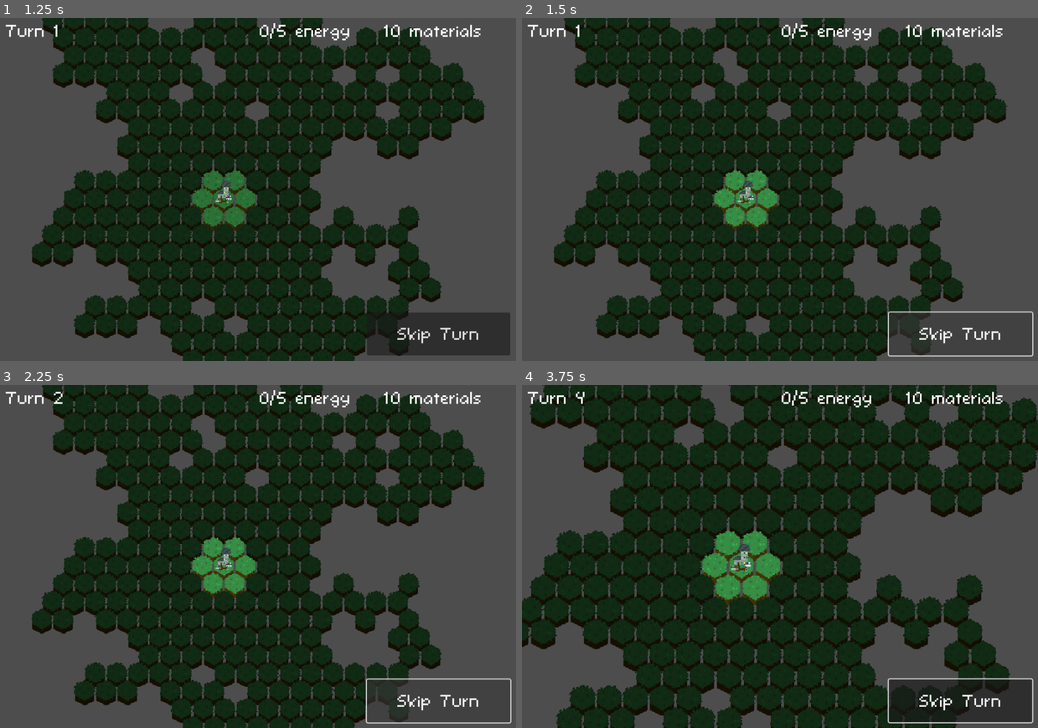
Above: before the commit, frames 1-4 (two rows, left to right).
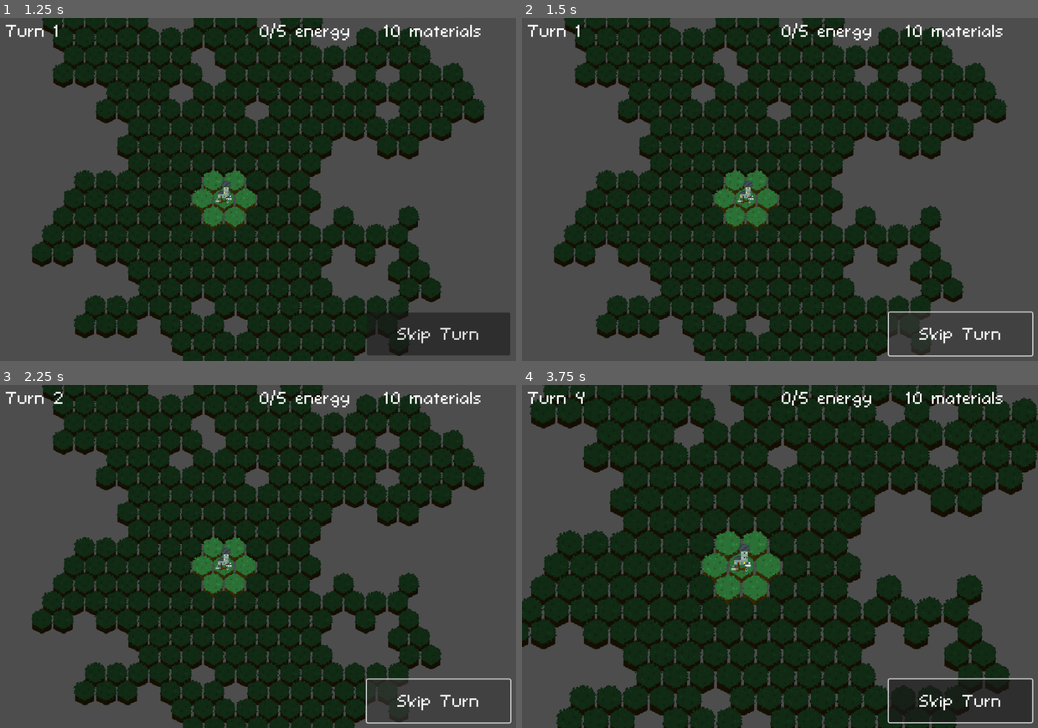
Above: after the commit, the same moments.

Repository: KlaimP/GameJam2.0
Game: Godot game, scene res://menu.tscn
The game is run twice, just before and just after one commit, with the same random seed, the same clock (stepped at 60 frames per second) and the same inputs.
Inputs (mouse positions are in pixels of both pictures, inside the frame that each line leads up to):
- Up to frame 1 (1.25 s): click "Start" at 0.5 s
- Up to frame 2 (1.5 s): click "Skip Turn" at 1.25 s
- Up to frame 3 (2.25 s): click "Skip Turn" at 2 s
- Up to frame 4 (3.75 s): click "Skip Turn" at 2.75 s; tap Enter at 3.5 s; move the mouse to (743, 566) at 3.52 s; tap Mouse wheel up (cam_zoom_in) at 3.6 s; click (743, 566) at 3.67 s

Frame 1 is identical in both runs. In frame 2, 1.0% of the frame differs, in the area x 37-50%, y 44-61%; in frame 3, 1.0%; in frame 4, 1.5%, in the area x 35-51%, y 42-63%.

Commit message:
ты слит

Diff:
--- a/Dark.gd
+++ b/Dark.gd
@@ -6,7 +6,7 @@
 
 var darkPower: float = 0.1
 var darkPowerChange: float = 0.1
-var futureInfectChance = 0.4
+var futureInfectChance = 0.3
 var infectChance = 0.0
 
 var playedTurns = 0
@@ -34,13 +34,15 @@
 
 
 func infect():
+	if infectedTiles.size() == 0:
+		EventBus.win.emit()
 	playedTurns += 1
 	darkPower = int(playedTurns/10 + 1) * darkPowerChange
 	for tile in infectedTiles:
-		if tile.lightPower > calculate_dark(tile):
+		if tile.lightPower > 0:
 			destroy_infection(tile)
 	for tile in futureInfectedTiles:
-		if tile.lightPower > calculate_dark(tile):
+		if tile.lightPower > 0:
 			destroy_infection(tile)
 	for tile in futureInfectedTiles:
 		if tile.lightPower < calculate_dark(tile):
@@ -65,14 +67,14 @@
 
 func destroy_infection(tile):
 	if tile.futureDark != null:
+		futureInfectedTiles.erase(tile)
 		tile.futureDark.queue_free()
 		tile.futureDark = null
-		futureInfectedTiles.erase(tile)
 		return
 	if tile.dark != null:
+		infectedTiles.erase(tile)
 		tile.dark.queue_free()
 		tile.dark = null
-		infectedTiles.erase(tile)
 		return
 
 
--- a/components/BuildMenu.gd
+++ b/components/BuildMenu.gd
@@ -6,6 +6,7 @@
 var castle
 
 func _ready():
+	EventBus.end_turn.connect(func(): hide())
 	EventBus.open_buid_menu.connect(open_build_menu)
 	castle = EventBus.castle
 
--- a/components/Castle.gd
+++ b/components/Castle.gd
@@ -5,13 +5,14 @@
 var consumedEnergy := 0
 var playedTurns = 0
 
+var turnsToWin = 100
+
 var energyConsumers: Array
 
 var lightPower = 2
 var tile
 
 func _ready():
-	EventBus.light.connect(light_around)
 	EventBus.castle = self
 
 
@@ -71,6 +72,8 @@
 
 
 func start_turn():
+	if playedTurns > turnsToWin:
+		EventBus.win.emit()
 	change_labels()
 	light_around()
 	take_energy()
--- a/components/Light.gd
+++ b/components/Light.gd
@@ -7,8 +7,8 @@
 var castle
 
 var level = 0
-var levelMax = 3
-var upgradeCost = [3,5,6]
+var levelMax = 2
+var upgradeCost = [3,5]
 
 var lightPower = 1
 
@@ -39,7 +39,10 @@
 		lightPower += 1
 		$LevelLabel.text = str(level + 1)
 		EventBus.end_turn.emit()
-		light_around()
+		tile.change_light(0)
+		for neigh in tile.connectedTiles:
+			neigh.change_light(0)
+		if level >= levelMax: $Button.hide()
 
 
 func work():
@@ -49,6 +52,7 @@
 
 func _on_mouse_entered():
 	$LevelLabel.show()
+	if level >= levelMax: return
 	$Button.show()
 
 
--- a/main.gd
+++ b/main.gd
@@ -5,8 +5,13 @@
 
 
 func _ready():
+	EventBus.win.connect(win)
 	EventBus.end_turn.connect(end_turn)
 	castle = EventBus.castle
+
+
+func win():
+	pass
 
 
 func end_turn():
--- a/map/tile.gd
+++ b/map/tile.gd
@@ -48,10 +48,10 @@
 
 func check_dark():
 	if dark != null:
-		if darkNode.calculate_dark(self) <= lightPower:
+		if lightPower > 0:
 			darkNode.destroy_infection(self)
 	if futureDark != null:
-		if darkNode.calculate_dark(self) <= lightPower:
+		if lightPower > 0:
 			darkNode.destroy_infection(self)
 
 
--- a/scripts/EventBus.gd
+++ b/scripts/EventBus.gd
@@ -3,6 +3,7 @@
 var castle
 var dark
 
+signal win
 signal take_castle(node)
 signal set_light
 signal take_dark(node)
Not shown: 1 places in menu.tscn that only renumber resources
